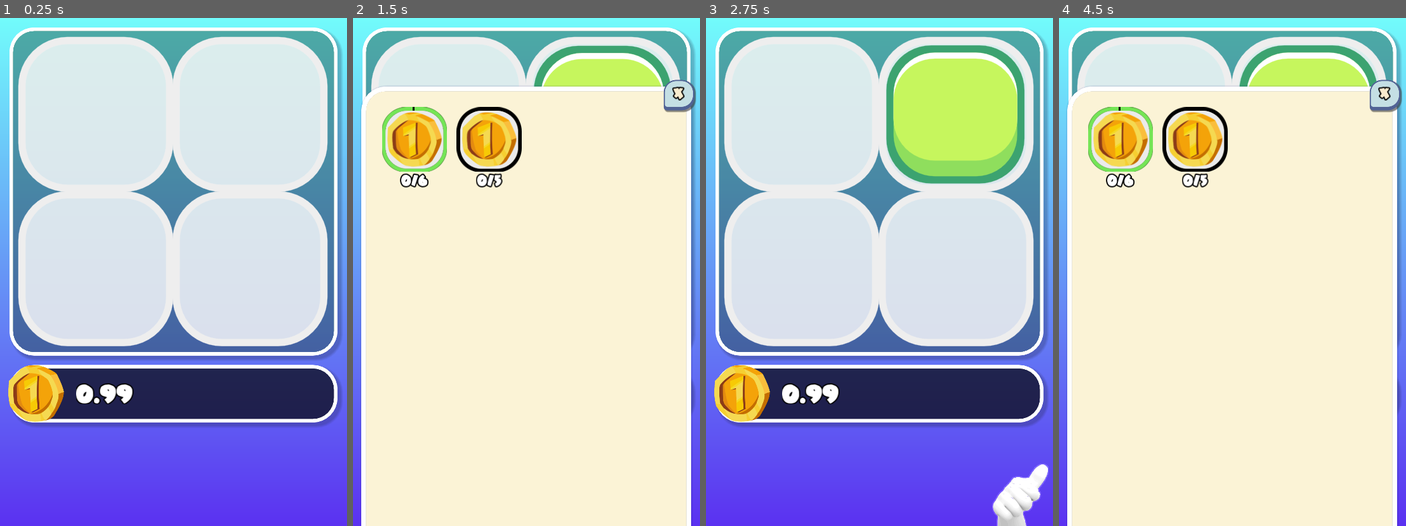
Above: before the commit, frames 1-4 (left to right).
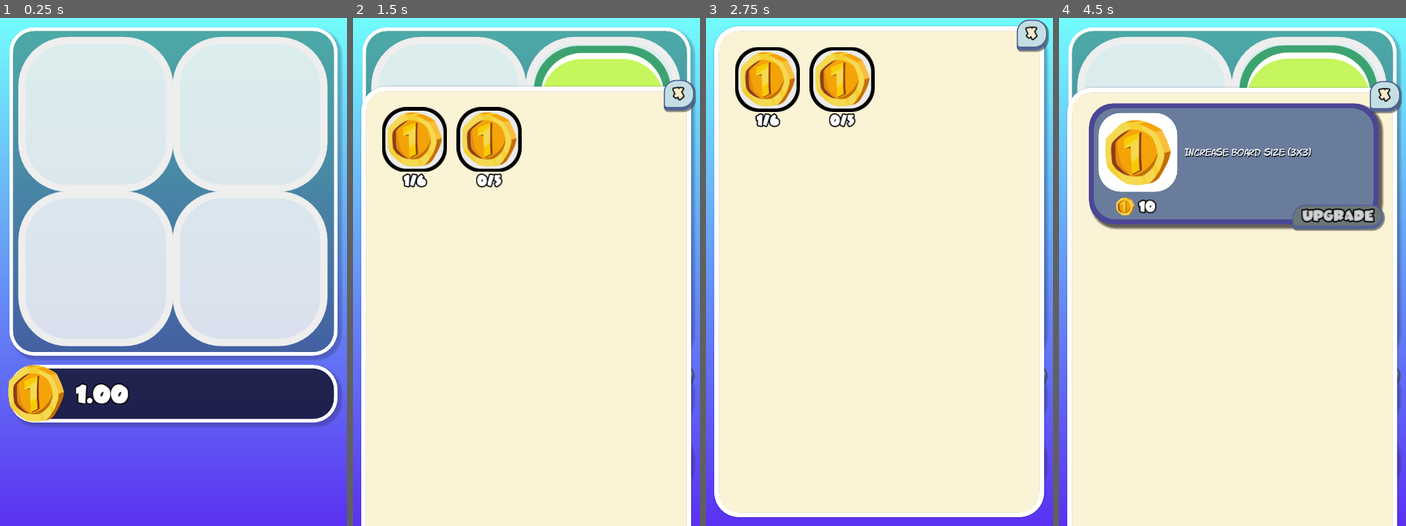
Above: after the commit, the same moments.

Repository: TimothyAlexisVass/a-game
Game: Godot game, scene res://scenes/main.tscn
The game is run twice, just before and just after one commit, with the same random seed, the same clock (stepped at 60 frames per second) and the same inputs.
Inputs (mouse positions are in pixels of both pictures, inside the frame that each line leads up to; where the layout moved, square brackets give the same spot in the first picture):
- Up to frame 1 (0.25 s): no input
- Up to frame 2 (1.5 s): tap Enter at 0.5 s; move the mouse to (602, 246) at 0.52 s; press the mouse at (602, 246) at 0.53 s; hold Right (ui_right) 0.53-1.25 s; release the mouse at (602, 246) at 1.25 s; click (665, 495) at 1.25 s
- Up to frame 3 (2.75 s): click "X" (after the commit: "10") at 2 s
- Up to frame 4 (4.5 s): click (1371, 373) [1371, 495] at 2.75 s; click "X" at 3.5 s; click (1308, 500) [1371, 495] at 4.25 s

The runs differ from the first frame. In frame 1, 0.4% of the frame differs, in the area x 21-39%, y 71-76%; in frame 2, 0.7%; in frame 3, 82%, in the area x 2-99%, y 0-100%; in frame 4, 21%.

Commit message:
Corrections to logic.

Diff:
--- a/scenes/main.tscn
+++ b/scenes/main.tscn
@@ -560,7 +560,5 @@
 __meta__ = {
 "_edit_use_anchors_": false
 }
-[connection signal="pressed" from="Info/MoveInfo/AddMovesButton" to="." method="_on_AddMovesButton_pressed"]
-[connection signal="pressed" from="Info/MoveInfo/AddMovesButton/MoveAmountButton" to="." method="_on_MoveAmount_pressed"]
 [connection signal="timeout" from="Upgrades/CheckUpgrades" to="Upgrades" method="_on_CheckUpgrades_timeout"]
 [connection signal="timeout" from="Achievements/CheckAchievements" to="Achievements" method="_on_CheckAchievements_timeout"]
--- a/scenes/upgrade.tscn
+++ b/scenes/upgrade.tscn
@@ -21,7 +21,6 @@
 corner_radius_bottom_left = 36
 
 [sub_resource type="DynamicFont" id=3]
-size = 20
 font_data = ExtResource( 1 )
 
 [node name="Upgrade" type="MarginContainer"]
@@ -104,14 +103,19 @@
 [node name="UpgradeImage" type="Sprite" parent="Background/MarginContainer/Panel/MarginContainer2/HBoxContainer/ImageBackground"]
 position = Vector2( 65, 65 )
 
-[node name="RichTextLabel" type="RichTextLabel" parent="Background/MarginContainer/Panel/MarginContainer2/HBoxContainer"]
+[node name="DescriptionLabel" type="Label" parent="Background/MarginContainer/Panel/MarginContainer2/HBoxContainer"]
 margin_left = 142.0
+margin_top = 20.0
 margin_right = 448.0
-margin_bottom = 130.0
+margin_bottom = 109.0
 size_flags_horizontal = 3
-custom_fonts/normal_font = SubResource( 3 )
+custom_fonts/font = SubResource( 3 )
+custom_colors/font_color_shadow = Color( 0, 0, 0, 0.847059 )
+custom_constants/shadow_offset_x = 2
+custom_constants/shadow_offset_y = 2
 text = "Du har ett värde som människa i livet och du är värd det bästa. Sanning, kärlek, vishet, rättvisa, lycka, hälsa och välmående."
-scroll_active = false
+valign = 1
+autowrap = true
 
 [node name="HBoxContainer" type="HBoxContainer" parent="Background/MarginContainer/Panel"]
 margin_left = 2.25647
--- a/scripts/achievements.gd
+++ b/scripts/achievements.gd
@@ -62,8 +62,6 @@
 			achievement_object.get_child(0).value = achievement["function"].call_func(achievement, check.PROGRESS)
 
 func progress_events(achievement, _result):
-	print(Main.coins)
-	print(achievement.level)
 	if Main.coins >= 0.3 and achievement.level == 0:
 		Main.achievements_button.visible = Main.coins >= 0.3
 		achievement.level += 1
--- a/scripts/grid.gd
+++ b/scripts/grid.gd
@@ -71,7 +71,7 @@
 	movement = true
 
 func update_board(direction):
-	if Main.moves_left > 0 or Main.auto_add_moves and Main.coins >= 10:
+	if Main.moves_left > 0 or Main.auto_add_moves and Main.coins >= Main.add_move_cost():
 		if open_position_exists() or combination_possible():
 			if direction == directions.UP:
 				combine_up()
@@ -323,18 +323,19 @@
 	Main.base_income = Main.total_income
 	Main.move_enabled = false
 
-	for column in Main.all_tiles:
-		for tile in column:
+	for column in Main.board_size:
+		for row in Main.board_size:
+			tile = Main.all_tiles[column][row]
 			if tile != null:
 				yield(get_tree().create_timer(.05), "timeout")
-				if Main.base == 0:
-					Main.change_total(0.01 * Main.full_board_multiplier, tile.position)
+				if Main.tile_base == 0:
+					Main.change_total(tile.value / 100.0, tile.position)
 				elif full_board:
 					Main.change_total(tile.value * Main.full_board_multiplier, tile.position)
 				else:
 					Main.change_total(tile.value, tile.position)
 				tile.z_index = 999
 				tile.collect_tile(get_node("/root/main/Info/CoinsInfo/CoinSprite").global_position + Vector2(50,0))
-				tile = null
+				Main.all_tiles[column][row] = null
 
 	initialize_board()
--- a/scripts/main.gd
+++ b/scripts/main.gd
@@ -10,7 +10,7 @@
 
 var starting_tiles = 1
 var order = 0
-var base = 0
+var tile_base = 0
 
 # Tile Variables
 var tile_template = preload("res://scenes/tile.tscn")
@@ -25,7 +25,7 @@
 var add_moves_amount = 1
 var auto_add_moves
 
-var coins = 0.99
+var coins = 1.0
 var total_coins_ever = coins
 var base_income = 0.0
 var board_income = 0.0
@@ -41,6 +41,7 @@
 onready var achievements_button = get_node("/root/main/AchievementsButton")
 onready var move_timer_bar = get_node("/root/main/Info/MoveInfo/MoveTimerBar")
 onready var move_info = get_node("/root/main/Info/MoveInfo")
+
 var profit_indicator = preload("res://scenes/profit_indicator.tscn")
 var show_profit
 
@@ -61,8 +62,7 @@
 		Main.achievements_button.visible = false
 		Main.upgrades_button.disabled = true
 
-	Main.full_board_multiplier = Main.base * 3 + 1
-	Main.moves_left = 100
+	Main.moves_left = 10
 	set_moves()
 	set_total()
 
@@ -77,7 +77,7 @@
 func set_board_variables():
 	Main.tile_scale = 4.0 / Main.board_size
 	Main.tile_position = 576 / (Main.board_size + 2)
-	Main.tile_offset = 4.0 / Main.board_size * 128
+	Main.tile_offset = Main.tile_scale * 128
 	if Main.board_size == 2:
 		Main.tile_position += 16
 
@@ -155,9 +155,17 @@
 		display_income = str(int(display_income))
 	get_node("/root/main/Info/CoinsInfo/Margin/CoinsContainer/IncomeLabel").text = "(+" + display_income + "/"
 
+func add_move_cost():
+	if Main.coins > 1000:
+		return 100
+	elif Main.coins < 1:
+		return 0.1
+	else:
+		return Main.coins * 0.1
+
 func make_move():
 	if auto_add_moves and Main.moves_left == 0:
-		change_total(-10, get_node("/root/main/Info/CoinsInfo/Margin/CoinsContainer/TotalLabel").get_global_position() + Vector2(60,0))
+		change_total(-Main.add_move_cost(), get_node("/root/main/Info/CoinsInfo/Margin/CoinsContainer/TotalLabel").get_global_position() + Vector2(60,0))
 		set_total()
 	else:
 		Main.moves_left -=1
@@ -205,9 +213,9 @@
 		else:
 			get_node("/root/main/Info/MoveInfo/AddMovesButton/MoveAmountButton").text = "X" + str(Main.add_moves_amount)
 	elif button.name == "AddMovesButton":
-		if Main.coins > 10 * Main.add_moves_amount:
+		if Main.coins > Main.add_move_cost() * Main.add_moves_amount:
 			Main.moves_left += 1 * Main.add_moves_amount
-			change_total(-10 * Main.add_moves_amount, \
+			change_total(-Main.add_move_cost() * Main.add_moves_amount, \
 			get_node("/root/main/Info/CoinsInfo/Margin/CoinsContainer/TotalLabel").get_global_position() + Vector2(60,0))
 		set_moves()
 		set_total()
--- a/scripts/tile.gd
+++ b/scripts/tile.gd
@@ -17,18 +17,18 @@
 
 func set_value():
 	set_color()
-	if Main.base == 0:
-		value = 1
+	if Main.tile_base == 0:
+		value = order
 		get_node("Value").text = ""
 	else:
 		if Main.increment == Main.increment_type.ADD:
-			value = Main.base * (order+1)
+			value = Main.tile_base * (order+1)
 		elif Main.increment == Main.increment_type.DOUBLE:
-			value = Main.base * pow(2, order)
+			value = Main.tile_base * pow(2, order)
 		elif Main.increment == Main.increment_type.MULTIPLY:
-			value = pow(Main.base, order + 1)
+			value = pow(Main.tile_base, order + 1)
 		else:
-			value = pow(Main.base, order * Main.base)
+			value = pow(Main.tile_base, order * Main.tile_base)
 		# Set font size
 		var number_length = 1 + floor(log(value)/log(10))
 		var string = "res://assets/fonts/length" + str(number_length) + ".tres"
--- a/scripts/upgrades.gd
+++ b/scripts/upgrades.gd
@@ -12,7 +12,7 @@
 	{
 		"name": "board_size",
 		"level": 0,
-		"requirement": [200, 15000, 2000000, 3000000000],
+		"requirement": [10, 15000, 2000000, 3000000000],
 		"reward": [3, 4, 5, 6],
 		"image": load("res://assets/upgrade_images/tile.svg"),
 		"description": ["Increase board size (3x3)", "Increase board size (4x4)", "Increase board size (5x5)", "Increase board size (6x6)"]
@@ -26,7 +26,7 @@
 		upgrade_object = upgrade_template.instance()
 		upgrade_object.get_node("Background/MarginContainer/Panel/MarginContainer2/HBoxContainer/ImageBackground/UpgradeImage").texture = upgrade["image"]
 		upgrade_object.get_node("Background/MarginContainer/Panel/HBoxContainer/PriceLabel").text = str(upgrade.requirement[upgrade.level])
-		upgrade_object.get_node("Background/MarginContainer/Panel/MarginContainer2/HBoxContainer/RichTextLabel").text = str(upgrade.description[upgrade.level])
+		upgrade_object.get_node("Background/MarginContainer/Panel/MarginContainer2/HBoxContainer/DescriptionLabel").text = str(upgrade.description[upgrade.level])
 		upgrade_object.get_node("Background/MarginContainer/Panel/UpgradeBuyButton").connect("pressed", self, "_on_UpgradeBuyButton_pressed", [upgrade])
 		get_node("ScrollContainer/MarginContainer/VBoxContainer").add_child(upgrade_object)
 		upgrade_objects_list[upgrade.name] = upgrade_object
@@ -58,4 +58,3 @@
 			upgrade_object.get_node("Background/MarginContainer/Panel/UpgradeBuyButton").disabled = false
 		else:
 			upgrade_object.get_node("Background/MarginContainer/Panel/UpgradeBuyButton").disabled = true
-		print(Main.board_size)
